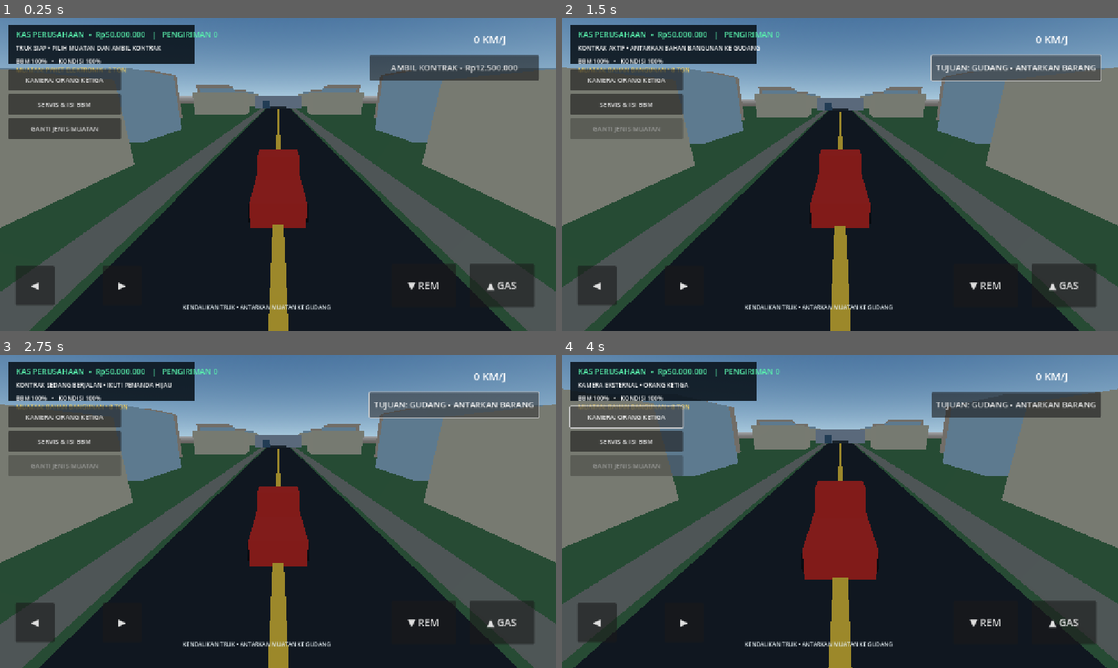
Above: before the commit, frames 1-4 (two rows, left to right).
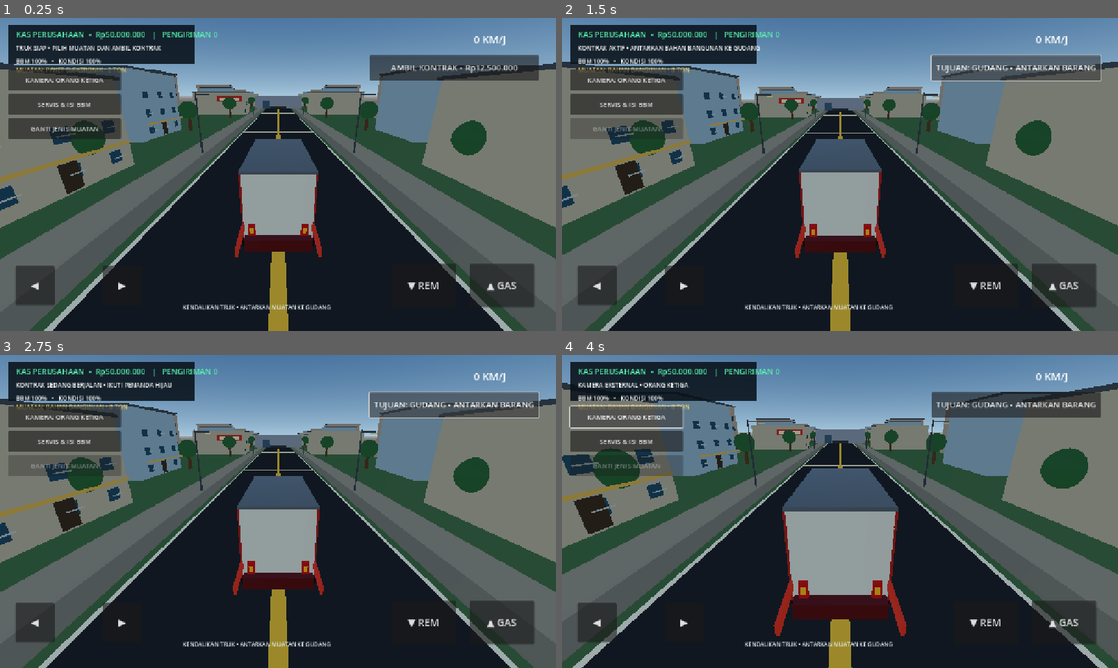
Above: after the commit, the same moments.

Repository: Muhtadi112/Business-Empire
Game: Godot game, scene res://scenes/main.tscn
Same seed, same stepped clock (60 frames per second), same inputs: the game is played once before the commit and once after it.
Inputs:
- Up to frame 1 (0.25 s): no input
- Up to frame 2 (1.5 s): click "GANTI JENIS MUATAN" at 0.5 s; click "AMBIL KONTRAK • Rp18.500.000" at 1.25 s
- Up to frame 3 (2.75 s): click "TUJUAN: GUDANG • ANTARKAN BAR…" at 2 s
- Up to frame 4 (4 s): click "KAMERA: ORANG KETIGA" at 2.75 s; click "KAMERA: KABIN" at 3.5 s

The runs differ from the first frame. In frame 1, 15% of the frame differs, in the area x 0-100%, y 14-100%; in frame 2, 15%; in frame 3, 15%; in frame 4, 20%, in the area x 0-100%, y 8-100%.

Commit message:
Upgrade 3D truck and roadside environment visuals

Diff:
--- a/godot/scripts/main.gd
+++ b/godot/scripts/main.gd
@@ -138,8 +138,11 @@
 			var x := float(side) * (19.0 + float(i % 3) * 7.0)
 			var size := Vector3(12.0 + float(i % 2) * 4.0, 7.0 + float(i % 3) * 2.0, 12.0)
 			_add_building(Vector3(x, size.y / 2.0 - 0.1, zpos), size, [Color(0.72,0.68,0.57), Color(0.57,0.68,0.72), Color(0.69,0.61,0.52)][i % 3])
+	_add_roadside_details()
 	_add_warehouse()
 	_add_box(self, Vector3(0, 0.15, -35), Vector3(0.5, 0.25, 250), Color(0.94, 0.76, 0.2))
+	_add_box(self, Vector3(-5.85, 0.08, -35), Vector3(0.12, 0.08, 250), Color(0.95, 0.95, 0.86))
+	_add_box(self, Vector3(5.85, 0.08, -35), Vector3(0.12, 0.08, 250), Color(0.95, 0.95, 0.86))
 
 func _add_box(parent: Node3D, pos: Vector3, size: Vector3, color: Color) -> MeshInstance3D:
 	var mesh_instance := MeshInstance3D.new()
@@ -155,10 +158,70 @@
 	return mesh_instance
 
 func _add_building(pos: Vector3, size: Vector3, color: Color) -> void:
+	# Massa bangunan dengan detail fasad, lis, pintu dan jendela.
 	_add_box(self, pos, size, color)
-	for floor_index in range(maxi(1, int(size.y / 2.5))):
-		for window_index in range(2):
-			_add_box(self, Vector3(pos.x, 1.2 + floor_index * 2.5, pos.z + (window_index - 0.5) * 3.2 - size.z * 0.28), Vector3(0.08, 0.85, 1.4), Color(0.19, 0.35, 0.43))
+	_add_box(self, Vector3(pos.x, pos.y + size.y * 0.5 + 0.12, pos.z), Vector3(size.x + 0.45, 0.24, size.z + 0.45), Color(0.24, 0.28, 0.3))
+	var floors := maxi(1, int(size.y / 2.5))
+	for floor_index in range(floors):
+		for window_index in range(3):
+			var wz := pos.z - size.z * 0.34 + window_index * size.z * 0.32
+			_add_box(self, Vector3(pos.x + size.x * 0.501, 1.15 + floor_index * 2.35, wz), Vector3(0.07, 0.92, 1.15), Color(0.12, 0.28, 0.36))
+			_add_box(self, Vector3(pos.x + size.x * 0.53, 1.15 + floor_index * 2.35, wz), Vector3(0.035, 0.08, 1.22), Color(0.72, 0.76, 0.72))
+	_add_box(self, Vector3(pos.x + size.x * 0.505, 0.95, pos.z), Vector3(0.08, 1.8, 1.25), Color(0.22, 0.17, 0.12))
+	_add_box(self, Vector3(pos.x + size.x * 0.54, 2.15, pos.z), Vector3(0.18, 0.18, size.z * 0.9), Color(0.85, 0.68, 0.28))
+
+func _add_roadside_details() -> void:
+	for side in [-1, 1]:
+		_add_box(self, Vector3(side * 8.8, 0.12, -35), Vector3(2.2, 0.22, 250), Color(0.58, 0.57, 0.51))
+		for i in range(8):
+			var z := 8.0 - float(i) * 24.0
+			var x := float(side) * (13.5 + float(i % 2) * 2.0)
+			_add_tree(Vector3(x, 0.0, z), 1.0 + float(i % 3) * 0.15)
+			if i % 2 == 0:
+				_add_streetlight(Vector3(float(side) * 7.8, 0.0, z - 7.0))
+	_add_box(self, Vector3(0, 0.08, -14), Vector3(11.8, 0.12, 0.5), Color(0.92, 0.88, 0.72))
+	_add_box(self, Vector3(0, 0.08, -56), Vector3(11.8, 0.12, 0.5), Color(0.92, 0.88, 0.72))
+	_add_box(self, Vector3(-14.0, 2.5, -43), Vector3(0.25, 5.0, 0.25), Color(0.25, 0.27, 0.28))
+	_add_box(self, Vector3(-14.0, 4.9, -43), Vector3(7.0, 1.5, 0.25), Color(0.78, 0.16, 0.12))
+	_add_box(self, Vector3(-14.0, 4.9, -42.82), Vector3(5.8, 0.85, 0.04), Color(0.95, 0.88, 0.7))
+
+func _add_tree(pos: Vector3, scale_value: float) -> void:
+	var trunk := MeshInstance3D.new()
+	var trunk_mesh := CylinderMesh.new()
+	trunk_mesh.top_radius = 0.18 * scale_value
+	trunk_mesh.bottom_radius = 0.28 * scale_value
+	trunk_mesh.height = 2.4 * scale_value
+	trunk.mesh = trunk_mesh
+	trunk.position = pos + Vector3(0, 1.2 * scale_value, 0)
+	var bark := StandardMaterial3D.new()
+	bark.albedo_color = Color(0.34, 0.22, 0.13)
+	trunk.material_override = bark
+	add_child(trunk)
+	var crown := MeshInstance3D.new()
+	var crown_mesh := SphereMesh.new()
+	crown_mesh.radius = 1.35 * scale_value
+	crown_mesh.height = 2.5 * scale_value
+	crown.mesh = crown_mesh
+	crown.position = pos + Vector3(0, 3.0 * scale_value, 0)
+	var leaves := StandardMaterial3D.new()
+	leaves.albedo_color = Color(0.16, 0.38, 0.2)
+	crown.material_override = leaves
+	add_child(crown)
+
+func _add_streetlight(pos: Vector3) -> void:
+	var pole := MeshInstance3D.new()
+	var pole_mesh := CylinderMesh.new()
+	pole_mesh.top_radius = 0.055
+	pole_mesh.bottom_radius = 0.09
+	pole_mesh.height = 6.0
+	pole.mesh = pole_mesh
+	pole.position = pos + Vector3(0, 3.0, 0)
+	var metal := StandardMaterial3D.new()
+	metal.albedo_color = Color(0.22, 0.25, 0.27)
+	pole.material_override = metal
+	add_child(pole)
+	_add_box(self, pos + Vector3(0.65, 5.85, 0), Vector3(1.35, 0.12, 0.22), Color(0.25, 0.28, 0.3))
+	_add_box(self, pos + Vector3(1.15, 5.72, 0), Vector3(0.42, 0.08, 0.3), Color(0.95, 0.88, 0.62))
 
 func _add_warehouse() -> void:
 	_add_box(self, Vector3(0, 3.0, -103), Vector3(24, 6, 20), Color(0.55, 0.59, 0.62))
@@ -175,52 +238,85 @@
 	truck = CharacterBody3D.new()
 	truck.position = Vector3(0, 0.8, 12)
 	add_child(truck)
-	var body_material := StandardMaterial3D.new()
-	body_material.albedo_color = Color(0.78, 0.16, 0.12)
-	var body := MeshInstance3D.new()
-	var body_mesh := BoxMesh.new()
-	body_mesh.size = Vector3(2.5, 1.2, 4.8)
-	body.mesh = body_mesh
-	body.position = Vector3(0, 0.45, 0)
-	body.material_override = body_material
-	truck.add_child(body)
-	var cabin := MeshInstance3D.new()
-	var cabin_mesh := BoxMesh.new()
-	cabin_mesh.size = Vector3(2.25, 1.45, 1.7)
-	cabin.mesh = cabin_mesh
-	cabin.position = Vector3(0, 1.65, -1.25)
-	cabin.material_override = body_material
-	truck.add_child(cabin)
-	var glass := StandardMaterial3D.new()
-	glass.albedo_color = Color(0.18, 0.34, 0.42)
-	glass.metallic = 0.2
-	var windshield := MeshInstance3D.new()
-	var glass_mesh := BoxMesh.new()
-	glass_mesh.size = Vector3(2.0, 0.85, 0.06)
-	windshield.mesh = glass_mesh
-	windshield.position = Vector3(0, 1.75, -2.12)
-	windshield.material_override = glass
-	truck.add_child(windshield)
+	var red := _make_material(Color(0.72, 0.12, 0.09), 0.32, 0.05)
+	var dark_red := _make_material(Color(0.34, 0.055, 0.045), 0.48)
+	var glass := _make_material(Color(0.09, 0.24, 0.31), 0.18, 0.35)
+	var rubber := _make_material(Color(0.045, 0.05, 0.055), 0.92)
+	var metal := _make_material(Color(0.48, 0.52, 0.54), 0.35, 0.55)
+	var white := _make_material(Color(0.88, 0.87, 0.79), 0.55)
+	# Chassis and cargo box: longer rigid truck silhouette.
+	_add_truck_box(Vector3(0, 0.55, 0.85), Vector3(2.35, 0.45, 7.4), dark_red)
+	_add_truck_box(Vector3(0, 1.85, 1.65), Vector3(2.45, 2.45, 5.15), white)
+	_add_truck_box(Vector3(0, 3.12, 1.65), Vector3(2.5, 0.12, 5.22), metal)
+	for side in [-1, 1]:
+		_add_truck_box(Vector3(side * 1.24, 1.85, 1.65), Vector3(0.06, 2.45, 5.15), red)
+		for z in [-0.65, 0.75, 2.15, 3.55]:
+			_add_truck_box(Vector3(side * 1.28, 1.85, z), Vector3(0.04, 0.07, 0.07), metal)
+	# Driver cabin, sloped-looking windscreen, bumper and grille.
+	_add_truck_box(Vector3(0, 1.25, -2.35), Vector3(2.35, 1.25, 2.35), red)
+	_add_truck_box(Vector3(0, 2.15, -2.28), Vector3(2.2, 0.8, 1.72), red)
+	_add_truck_box(Vector3(0, 2.13, -3.16), Vector3(1.92, 0.68, 0.055), glass)
+	_add_truck_box(Vector3(0, 1.52, -3.57), Vector3(1.65, 0.22, 0.12), dark_red)
+	_add_truck_box(Vector3(0, 0.76, -3.58), Vector3(2.42, 0.32, 0.22), metal)
+	_add_truck_box(Vector3(0, 1.08, -3.51), Vector3(0.95, 0.28, 0.08), dark_red)
+	for side in [-1, 1]:
+		_add_truck_box(Vector3(side * 0.88, 1.28, -3.55), Vector3(0.42, 0.28, 0.08), white)
+		_add_truck_box(Vector3(side * 1.28, 2.05, -2.18), Vector3(0.48, 0.12, 0.12), dark_red)
+		_add_truck_box(Vector3(side * 1.48, 2.05, -2.15), Vector3(0.08, 0.62, 0.08), metal)
+		_add_truck_box(Vector3(side * 1.48, 2.36, -2.15), Vector3(0.3, 0.22, 0.12), glass)
+		_add_truck_box(Vector3(side * 1.22, 1.1, 3.2), Vector3(0.08, 0.3, 4.7), Color(0.9,0.2,0.12))
+	# Wheels with visible hubs on both axles.
 	for x in [-1.25, 1.25]:
-		for z in [-1.5, 1.5]:
+		for z in [-2.35, 2.0, 3.15]:
 			var wheel := MeshInstance3D.new()
 			var wheel_mesh := CylinderMesh.new()
-			wheel_mesh.top_radius = 0.48
-			wheel_mesh.bottom_radius = 0.48
-			wheel_mesh.height = 0.32
+			wheel_mesh.top_radius = 0.52
+			wheel_mesh.bottom_radius = 0.52
+			wheel_mesh.height = 0.34
 			wheel.mesh = wheel_mesh
 			wheel.rotation.z = PI / 2.0
-			wheel.position = Vector3(x, 0.1, z)
-			var rubber := StandardMaterial3D.new()
-			rubber.albedo_color = Color(0.07, 0.07, 0.075)
+			wheel.position = Vector3(x, 0.12, z)
 			wheel.material_override = rubber
 			truck.add_child(wheel)
+			var hub := MeshInstance3D.new()
+			var hub_mesh := CylinderMesh.new()
+			hub_mesh.top_radius = 0.23
+			hub_mesh.bottom_radius = 0.23
+			hub_mesh.height = 0.36
+			hub.mesh = hub_mesh
+			hub.rotation.z = PI / 2.0
+			hub.position = Vector3(x * 1.01, 0.12, z)
+			hub.material_override = metal
+			truck.add_child(hub)
+	# Rear lamps and reflective strips.
+	for side in [-1, 1]:
+		_add_truck_box(Vector3(side * 0.92, 1.0, 4.27), Vector3(0.24, 0.48, 0.08), Color(0.8,0.06,0.04))
+		_add_truck_box(Vector3(side * 0.92, 1.0, 4.32), Vector3(0.12, 0.2, 0.04), Color(1.0,0.72,0.12))
 	var collision := CollisionShape3D.new()
 	var shape := BoxShape3D.new()
-	shape.size = Vector3(2.5, 2.4, 4.8)
+	shape.size = Vector3(2.7, 2.5, 8.0)
 	collision.shape = shape
-	collision.position.y = 0.8
+	collision.position = Vector3(0, 0.85, 0.45)
 	truck.add_child(collision)
+
+func _make_material(color: Color, roughness_value: float = 0.7, metallic_value: float = 0.0) -> StandardMaterial3D:
+	var material := StandardMaterial3D.new()
+	material.albedo_color = color
+	material.roughness = roughness_value
+	material.metallic = metallic_value
+	return material
+
+func _add_truck_box(pos: Vector3, size: Vector3, material_or_color) -> void:
+	var part := MeshInstance3D.new()
+	var mesh := BoxMesh.new()
+	mesh.size = size
+	part.mesh = mesh
+	part.position = pos
+	if material_or_color is Material:
+		part.material_override = material_or_color
+	else:
+		part.material_override = _make_material(material_or_color)
+	truck.add_child(part)
 
 func _build_camera() -> void:
 	camera = Camera3D.new()
